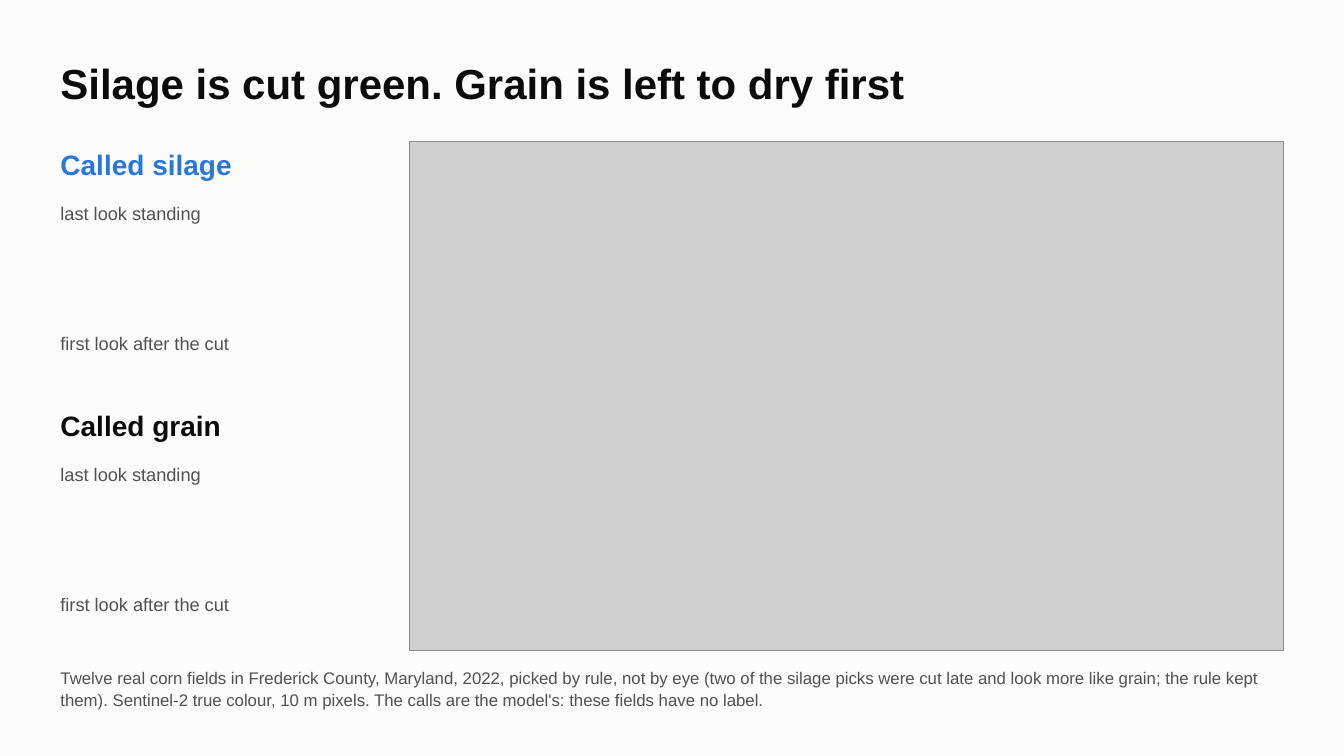
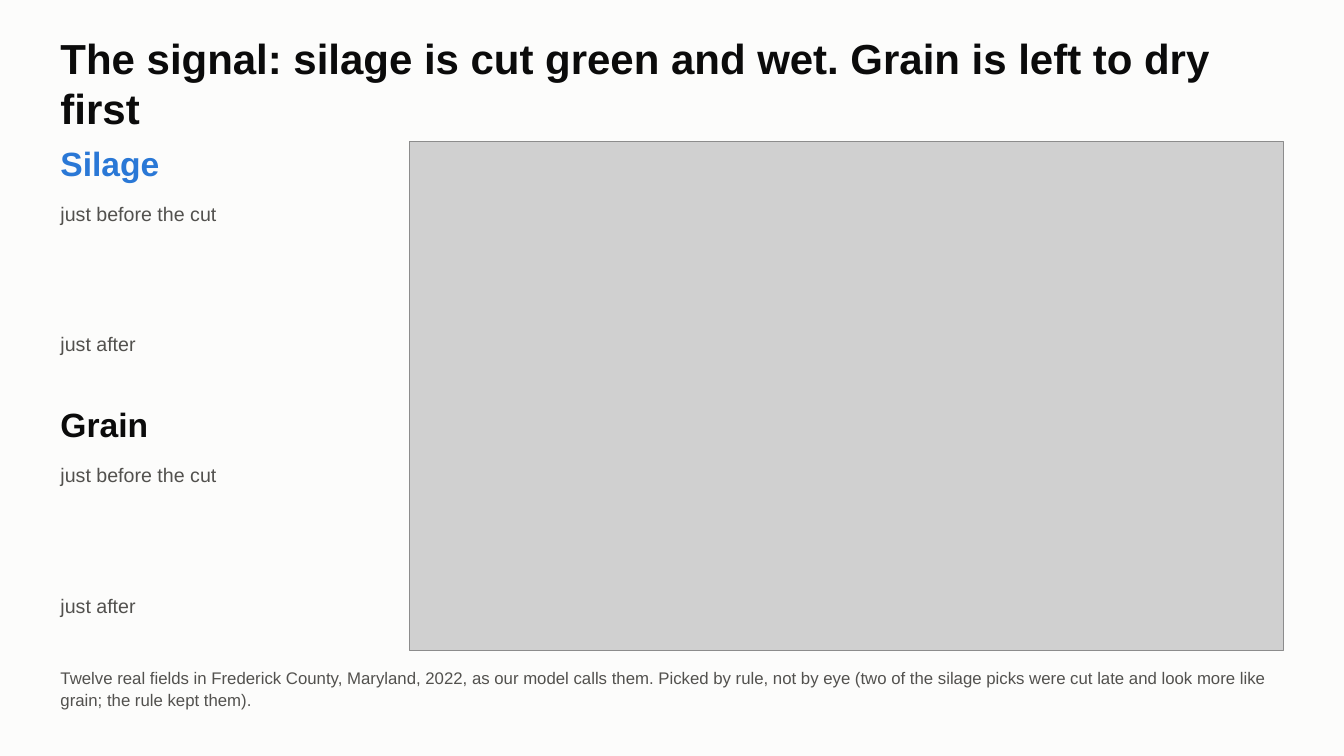
Before and after one commit to ChenSiyun1234/FieldVision, a slide deck: slide 3 of handoff/presentation/FieldVision_model_story.pptx. Drawn at 1344x756 pixels with LibreOffice and Linux fonts; fonts in the diff are those of the drawing; grey boxes stand for pictures. Boxes give left, top, right and bottom in pixels: in the first picture for what was removed or moved away, otherwise in the second. Text is boxed around its words. In the diff, an @@ line names an element or a change of style, - is before the commit and + after.

```diff
--- a/handoff/presentation/FieldVision_model_story.pptx
+++ b/handoff/presentation/FieldVision_model_story.pptx
@@ title at bbox=[60, 43, 1209, 125]: text changed @@
-Silage is cut green. Grain is left to dry first
+The signal: silage is cut green and wet. Grain is left to dry first
@@ text at bbox=[60, 151, 159, 183]: text changed; size 20 to 24 pt @@
-Called silage
+Silage
@@ text at bbox=[60, 207, 216, 225]: text changed; size 13 to 14 pt @@
-last look standing
+just before the cut
@@ text at bbox=[60, 337, 135, 355]: text changed; size 13 to 14 pt @@
-first look after the cut
+just after
@@ text at bbox=[60, 412, 148, 438]: text changed; size 20 to 24 pt @@
-Called grain
+Grain
@@ text at bbox=[60, 468, 216, 486]: text changed; size 13 to 14 pt @@
-last look standing
+just before the cut
@@ text at bbox=[60, 599, 135, 617]: text changed; size 13 to 14 pt @@
-first look after the cut
+just after
@@ text at bbox=[60, 672, 1265, 710]: text changed @@
-Twelve real corn fields in Frederick County, Maryland, 2022, picked by rule, not by eye (two of the silage picks were cut late and look more like grain; the rule kept them). Sentinel-2 true colour, 10 m pixels. The calls are the model's: these fields have no label.
+Twelve real fields in Frederick County, Maryland, 2022, as our model calls them. Picked by rule, not by eye (two of the silage picks were cut late and look more like grain; the rule kept them).
```
Also in this commit, not shown: 9 other slides changed, 9 slides added, 5 slides removed, 2 other files.
